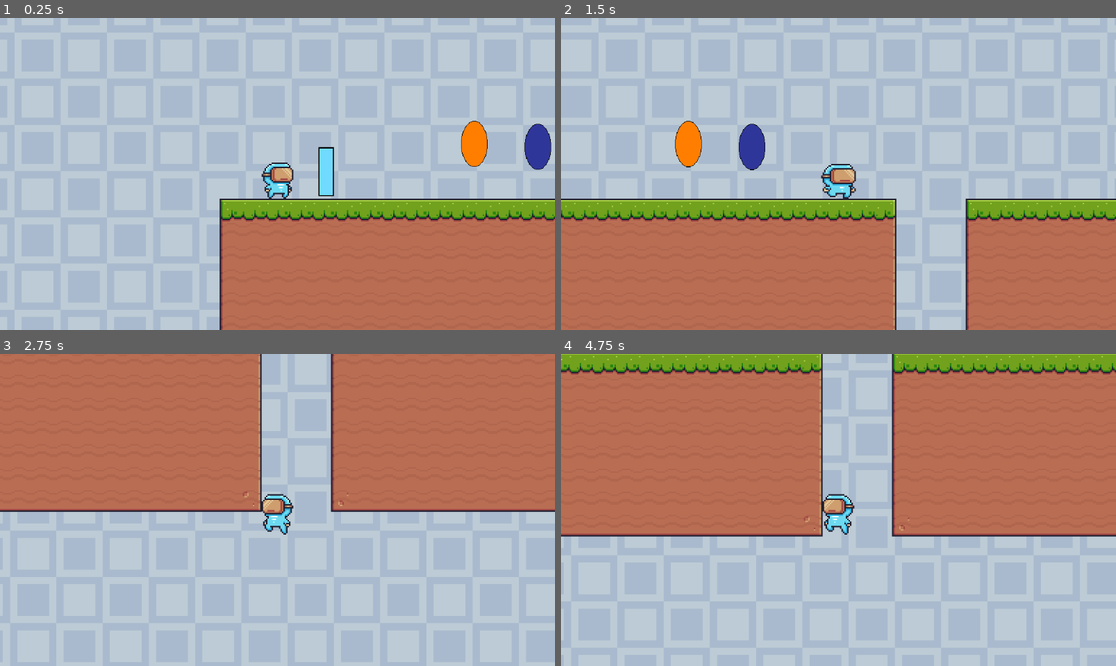
Above: before the commit, frames 1-4 (two rows, left to right).
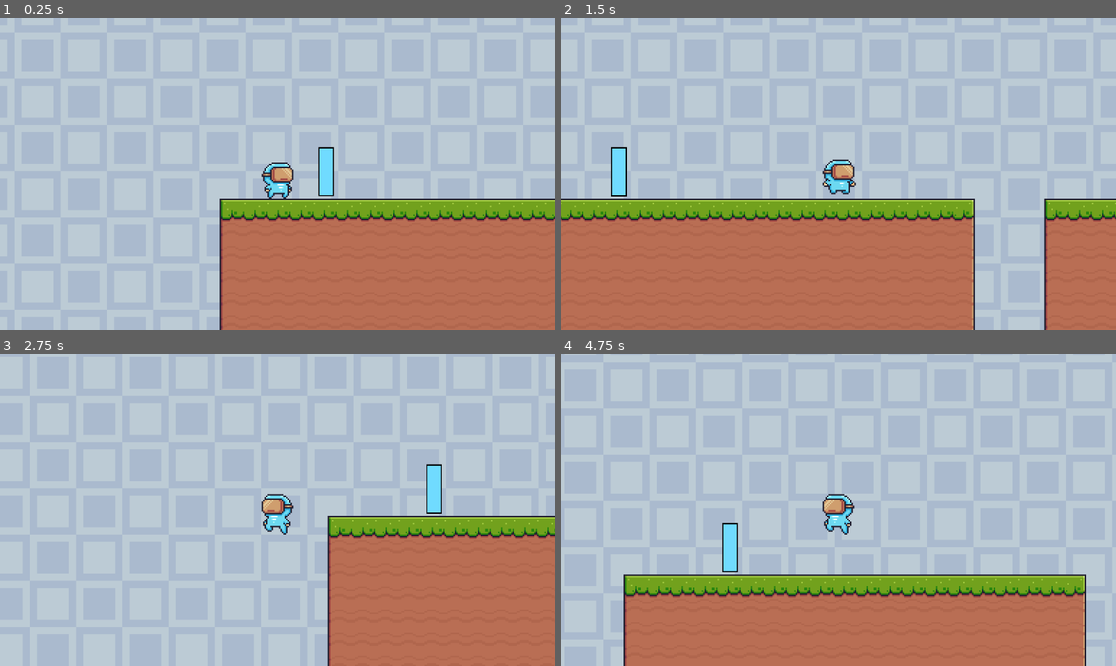
Above: after the commit, the same moments.

Repository: Zarlden/Syncronauts
Game: Godot game, scene res://Level/level_1.tscn
Same seed, same stepped clock (60 frames per second), same inputs: the game is played once before the commit and once after it.
Inputs:
- Up to frame 1 (0.25 s): no input
- Up to frame 2 (1.5 s): hold D (Right) from 0.53 s (still down); tap Space (Jump) at 0.77 s
- Up to frame 3 (2.75 s): tap Space (Jump) at 1.52 s; release D (Right) at 2.03 s; hold A (Left) from 2.03 s (still down)
- Up to frame 4 (4.75 s): release A (Left) at 2.78 s; hold D (Right) 2.78-4.28 s; tap Space (Jump) at 3.02, 3.77, 4.52 s; hold A (Left) from 4.28 s (still down)

The runs differ from the first frame. In frame 1, 1.1% of the frame differs, in the area x 82-100%, y 32-49%; in frame 2, 15%; in frame 3, 64%; in frame 4, 76%, in the area x 0-100%, y 0-100%.

Commit message:
Removed from level

Diff:
--- a/Interactable_Objects/portal/portal.gd
+++ b/Interactable_Objects/portal/portal.gd
@@ -2,7 +2,6 @@
 
 # Check each portal body, if a player enters, set
 # their position to the other portal
-
 var p1_pos = null
 var p2_pos = null
 var portal_lock = false
@@ -12,7 +11,6 @@
 func _ready():
 	p1_pos = $Portal1.get_position()
 	p2_pos = $Portal2.get_position()
-
 
 
 func teleport(player, to):
--- a/Level/level_1.tscn
+++ b/Level/level_1.tscn
@@ -8,7 +8,6 @@
 [ext_resource type="PackedScene" uid="uid://ch6pmxvx21fnd" path="res://platform/movingPlatform.tscn" id="7_srvaw"]
 [ext_resource type="PackedScene" uid="uid://pouw3u2i4c6d" path="res://Interactable_Objects/goal.tscn" id="8_4cfu4"]
 [ext_resource type="PackedScene" uid="uid://doha7wh6blv3e" path="res://Interactable_Objects/Barrier/Barrier.tscn" id="8_wep5m"]
-[ext_resource type="PackedScene" uid="uid://db6ik6psmw16n" path="res://Interactable_Objects/portal/portal.tscn" id="9_hkpsq"]
 
 [sub_resource type="TileSetAtlasSource" id="TileSetAtlasSource_vhq63"]
 texture = ExtResource("1_7l7et")
@@ -492,13 +491,3 @@
 
 [node name="Barrier" parent="." index="9" instance=ExtResource("8_wep5m")]
 position = Vector2(33, 0)
-
-[node name="Node2D" parent="." index="10" instance=ExtResource("9_hkpsq")]
-
-[node name="Portal1" parent="Node2D" index="0"]
-position = Vector2(178, -18)
-
-[node name="Portal2" parent="Node2D" index="1"]
-position = Vector2(134, -20)
-
-[editable path="Node2D"]
Not shown: 1 places in Level/level_1.tscn that only renumber resources
